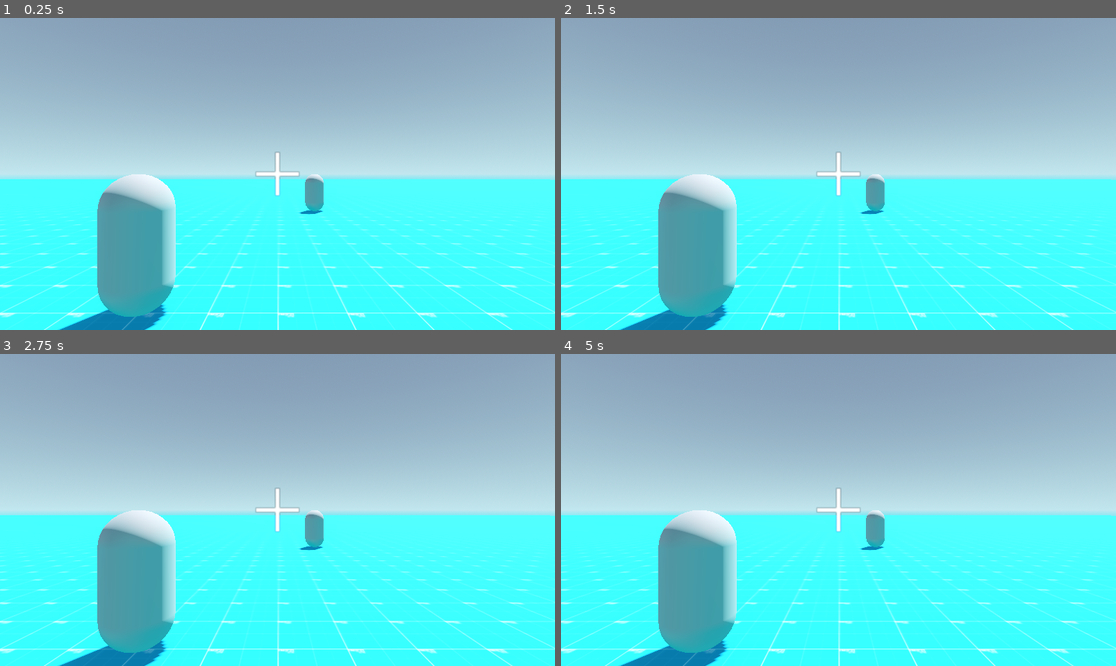
Above: before the commit, frames 1-4 (two rows, left to right).
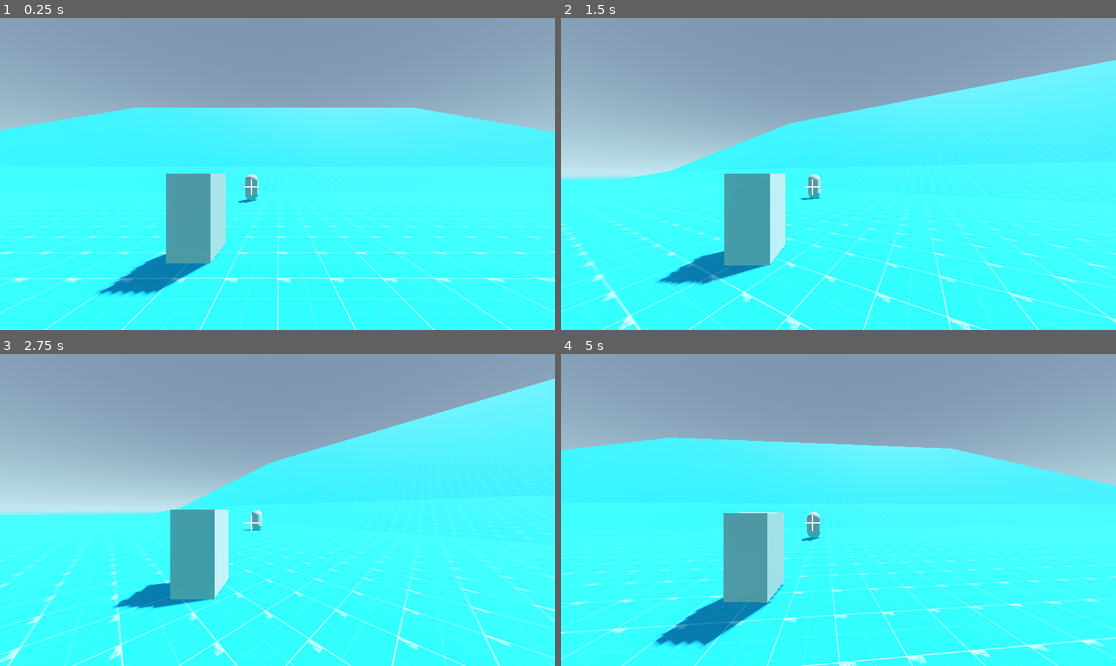
Above: after the commit, the same moments.

Repository: s-lambert/GodotPhysicsPlayground
Game: Godot game, scene res://world.tscn
Two runs of this game, one before a commit and one after it. Both use one fixed random seed, a clock stepped at 60 frames per second and the inputs below. The engine's default icon, where the game draws it, is replaced by a stand-in: a white triangle on a blue panel in a dark square.
Inputs:
- Up to frame 1 (0.25 s): no input
- Up to frame 2 (1.5 s): tap Enter (ui_accept) at 0.5, 0.77, 0.8, 1.07, 1.35 s; hold D (strafe_right) 0.53-1.28 s; tap Space (explode, bound only after the commit) at 0.6 s; hold S (move_backward) from 1.28 s (still down)
- Up to frame 3 (2.75 s): tap Enter (ui_accept) at 1.52, 1.82, 2.3 s; tap Space (explode, bound only after the commit) at 1.55, 2.1 s; release S (move_backward) at 2.03 s; hold D (strafe_right) from 2.03 s (still down)
- Up to frame 4 (5 s): release D (strafe_right) at 2.78 s; hold W (move_forward) 2.78-3.53 s; tap Space (explode, bound only after the commit) at 2.85, 4.35 s; tap Enter (ui_accept) at 3.02, 3.32, 3.6, 3.77, 4.07, 4.52, 4.82 s; hold A (strafe_left) from 3.53 s (still down)

The runs differ from the first frame. In frame 1, 34% of the frame differs, in the area x 0-100%, y 28-100%; in frame 2, 33%; in frame 3, 31%; in frame 4, 35%, in the area x 0-100%, y 26-100%.
Error before the commit: Parse Error: Preload file "res://bullet.tscn" does not exist. (res://player.gd:4)

Commit message:
Garbage in, garbage out

Diff:
--- /dev/null
+++ b/bike_player.tscn
@@ -0,0 +1,27 @@
+[gd_scene load_steps=4 format=3 uid="uid://dj2trjvgq4wph"]
+
+[ext_resource type="Script" path="res://motorcycle.gd" id="1_geekn"]
+
+[sub_resource type="CapsuleMesh" id="CapsuleMesh_7pq5f"]
+
+[sub_resource type="CapsuleShape3D" id="CapsuleShape3D_mxkk0"]
+
+[node name="CharacterBody3D" type="CharacterBody3D"]
+script = ExtResource("1_geekn")
+
+[node name="MeshInstance3D" type="MeshInstance3D" parent="."]
+transform = Transform3D(1, 0, 0, 0, -4.37114e-08, 1, 0, -1, -4.37114e-08, 0, 0.5, 0)
+mesh = SubResource("CapsuleMesh_7pq5f")
+skeleton = NodePath("../..")
+
+[node name="CollisionShape3D" type="CollisionShape3D" parent="."]
+transform = Transform3D(1, 0, 0, 0, -4.37114e-08, 1, 0, -1, -4.37114e-08, 0, 0.5, 0)
+shape = SubResource("CapsuleShape3D_mxkk0")
+
+[node name="FrontWheelRay" type="RayCast3D" parent="."]
+transform = Transform3D(1, 0, 0, 0, 1, 0, 0, 0, 1, 0, 0.5, -1)
+target_position = Vector3(0, -0.5, 0)
+
+[node name="RearWheelRay" type="RayCast3D" parent="."]
+transform = Transform3D(1, 0, 0, 0, 1, 0, 0, 0, 1, 0, 0.5, 1)
+target_position = Vector3(0, -0.5, 0)
--- /dev/null
+++ b/camera_pivot.gd
@@ -0,0 +1,7 @@
+extends Node3D
+
+@onready var player = $%Player
+
+func _physics_process(delta: float) -> void:
+	self.global_transform = player.global_transform
+	self.global_rotation.y = player.global_rotation.y
--- /dev/null
+++ b/colors.gdshader
@@ -0,0 +1,21 @@
+shader_type spatial;
+
+uniform vec4 color1 : source_color = vec4(1.0, 0.0, 0.0, 1.0);
+uniform vec4 color2 : source_color = vec4(0.0, 1.0, 0.0, 1.0);
+uniform vec4 color3 : source_color = vec4(0.0, 0.0, 1.0, 1.0);
+uniform float speed : hint_range(0, 10) = 1.0;
+
+void fragment() {
+    float t = sin(TIME * speed) * 0.5 + 0.5;
+    vec4 final_color;
+
+    if (t < 0.333) {
+        final_color = color1;
+    } else if (t < 0.666) {
+        final_color = color2;
+    } else {
+        final_color = color3;
+    }
+
+    ALBEDO = final_color.rgb;
+}
--- /dev/null
+++ b/dithering.gdshader
@@ -0,0 +1,11 @@
+shader_type canvas_item;
+
+uniform sampler2D texture_albedo : source_color;
+uniform float dither_scale = 8.0;
+
+const float dither_threshold[16] = float[] (
+    0.0, 0.5, 0.125, 0.625,
+    0.75, 0.25, 0.875, 0.375,
+    0.0625, 0.5625, 0.1875, 0.6875,
+    0.8125, 0.3125, 0.9375, 0.4375
+);
--- a/enemy.gd
+++ b/enemy.gd
@@ -12,7 +12,7 @@
 	# Add the gravity.
 	if not is_on_floor():
 		velocity.y -= gravity * delta
-	else:
+	elif target != null:
 		var target_position = target.global_position
 		var enemy_position = self.global_position
 		var difference = target_position - enemy_position
--- a/enemy.tscn
+++ b/enemy.tscn
@@ -1,13 +1,19 @@
-[gd_scene load_steps=4 format=3 uid="uid://2aalduy2omfc"]
+[gd_scene load_steps=6 format=3 uid="uid://2aalduy2omfc"]
 
 [ext_resource type="Script" path="res://enemy.gd" id="1_olqex"]
+[ext_resource type="Shader" path="res://dithering.gdshader" id="2_vfln8"]
 
 [sub_resource type="CapsuleShape3D" id="CapsuleShape3D_ejdg3"]
 
+[sub_resource type="ShaderMaterial" id="ShaderMaterial_4ktt0"]
+shader = ExtResource("2_vfln8")
+shader_parameter/dither_scale = 8.0
+
 [sub_resource type="CapsuleMesh" id="CapsuleMesh_gxckv"]
+material = SubResource("ShaderMaterial_4ktt0")
 
 [node name="Enemy" type="CharacterBody3D"]
-transform = Transform3D(1, 0, 0, 0, 1, 0, 0, 0, 1, 4, 1, -11)
+transform = Transform3D(1, 0, 0, 0, 1, 0, 0, 0, 1, 0, 1, 0)
 script = ExtResource("1_olqex")
 
 [node name="CollisionShape3D" type="CollisionShape3D" parent="."]
--- /dev/null
+++ b/explosion.gd
@@ -0,0 +1,7 @@
+extends Node3D
+
+@onready var shader_material = $MeshInstance3D.get_active_material(0)
+
+func _ready() -> void:
+	shader_material.set("shader_param/start_time", Time.get_ticks_usec())
+	get_tree()
--- /dev/null
+++ b/explosion.gdshader
@@ -0,0 +1,44 @@
+shader_type spatial;
+uniform float duration = 0.3; // Duration for the entire color transition
+uniform vec3 color_1 = vec3(1, 0, 0); // First color (red)
+uniform vec3 color_2 = vec3(0, 1, 0); // Second color (green)
+uniform vec3 color_3 = vec3(0, 0, 1); // Third color (blue)
+
+varying float random_seed;
+
+void vertex() {
+    // Generate a random seed based on the vertex position
+    random_seed = fract(sin(dot(VERTEX, vec3(12.9898, 78.233, 37.719))) * 43758.5453);
+
+    // Calculate the time offset for each explosion using the random seed
+    float time_offset = mod(random_seed * duration, duration);
+
+    // Calculate the time since the start of the explosion
+    float explosion_time = mod(TIME + time_offset, duration);
+
+    // Determine the color transition progress
+    float progress = explosion_time / duration;
+
+    // Pass the progress to the fragment function
+    UV.x = progress;
+}
+
+void fragment() {
+    float progress = UV.x;
+
+    // Calculate the color of the explosion based on the progress
+    vec3 final_color;
+    if (progress < 0.333) {
+        // Mix between color_1 and color_2
+        final_color = mix(color_1, color_2, progress * 3.0);
+    } else if (progress < 0.666) {
+        // Mix between color_2 and color_3
+        final_color = mix(color_2, color_3, (progress - 0.333) * 3.0);
+    } else {
+        // Mix between color_3 and color_1
+        final_color = mix(color_3, color_1, (progress - 0.666) * 3.0);
+    }
+
+    // Assign the final color to the ALBEDO built-in variable
+    ALBEDO = final_color;
+}
--- /dev/null
+++ b/explosion.tscn
@@ -0,0 +1,23 @@
+[gd_scene load_steps=5 format=3 uid="uid://beg8fgedoihtn"]
+
+[ext_resource type="Script" path="res://explosion.gd" id="1_tb02t"]
+[ext_resource type="Shader" path="res://colors.gdshader" id="2_x4cc0"]
+
+[sub_resource type="ShaderMaterial" id="ShaderMaterial_ecu3r"]
+render_priority = 0
+shader = ExtResource("2_x4cc0")
+shader_parameter/color1 = Color(1, 0, 0, 1)
+shader_parameter/color2 = Color(0, 1, 0, 1)
+shader_parameter/color3 = Color(0, 0, 1, 1)
+shader_parameter/speed = 1.0
+
+[sub_resource type="SphereMesh" id="SphereMesh_utobb"]
+material = SubResource("ShaderMaterial_ecu3r")
+radial_segments = 16
+rings = 8
+
+[node name="Explosion" type="Node3D"]
+script = ExtResource("1_tb02t")
+
+[node name="MeshInstance3D" type="MeshInstance3D" parent="."]
+mesh = SubResource("SphereMesh_utobb")
--- /dev/null
+++ b/head.gd
@@ -0,0 +1,31 @@
+extends CharacterBody3D
+
+
+const SPEED = 5.0
+const JUMP_VELOCITY = 4.5
+
+# Get the gravity from the project settings to be synced with RigidBody nodes.
+var gravity: float = ProjectSettings.get_setting("physics/3d/default_gravity")
+
+
+func _physics_process(delta: float) -> void:
+	# Add the gravity.
+	if not is_on_floor():
+		velocity.y -= gravity * delta
+
+	# Handle Jump.
+	if Input.is_action_just_pressed("ui_accept") and is_on_floor():
+		velocity.y = JUMP_VELOCITY
+
+	# Get the input direction and handle the movement/deceleration.
+	# As good practice, you should replace UI actions with custom gameplay actions.
+	var input_dir := Input.get_vector("ui_left", "ui_right", "ui_up", "ui_down")
+	var direction := (transform.basis * Vector3(input_dir.x, 0, input_dir.y)).normalized()
+	if direction:
+		velocity.x = direction.x * SPEED
+		velocity.z = direction.z * SPEED
+	else:
+		velocity.x = move_toward(velocity.x, 0, SPEED)
+		velocity.z = move_toward(velocity.z, 0, SPEED)
+
+	move_and_slide()
--- /dev/null
+++ b/iridescence.gdshader
@@ -0,0 +1,26 @@
+shader_type spatial;
+
+uniform float intensity: hint_range(0, 1) = 0.5;
+uniform sampler2D iridescence_texture;
+
+varying vec3 view_dir;
+
+// Fresnel function
+vec3 fresnel_schlick(vec3 specular_color, float v_dot_h) {
+    return specular_color + (1.0 - specular_color) * pow(1.0 - v_dot_h, 5.0);
+}
+
+void vertex() {
+    view_dir = normalize(INV_VIEW_MATRIX[3].xyz - (MODEL_MATRIX * vec4(VERTEX, 1.0)).xyz);
+}
+
+void fragment() {
+    vec3 normal = normalize(NORMAL);
+    vec3 reflect_dir = reflect(-view_dir, normal);
+    float fresnel = fresnel_schlick(vec3(0.1), dot(view_dir, normal)).r;
+
+    vec2 uv = (reflect_dir.xy / reflect_dir.z) * 0.5 + vec2(0.5);
+    vec3 iridescent_color = texture(iridescence_texture, uv).rgb;
+
+    ALBEDO = mix(ALBEDO, iridescent_color, fresnel * intensity);
+}
--- /dev/null
+++ b/motorcycle.gd
@@ -0,0 +1,79 @@
+extends CharacterBody3D
+
+const EXPLOSION_SCENE := preload("res://explosion.tscn")
+
+@export var acceleration = 10.0
+@export var max_speed = 100.0
+@export var turn_speed = 2.0
+
+# Get the gravity from the project settings to be synced with RigidBody nodes.
+var gravity: float = ProjectSettings.get_setting("physics/3d/default_gravity")
+var local_velocity = Vector3.ZERO
+
+@onready var front_wheel_ray = $FrontWheelRay
+@onready var rear_wheel_ray = $RearWheelRay
+
+func _physics_process(delta: float) -> void:
+	var forward = int(Input.is_action_pressed("move_backward")) - int(Input.is_action_pressed("move_forward"))
+	var direction = int(Input.is_action_pressed("turn_right")) - int(Input.is_action_pressed("turn_left"))
+	local_velocity.z += acceleration * forward * delta
+	local_velocity.z = clamp(local_velocity.z, -max_speed, max_speed)
+
+	var turn_amount = turn_speed * direction * delta
+	rotate_y(turn_amount)
+
+	var wheel_collision_info = check_wheels_collision()
+	if wheel_collision_info.is_colliding:
+		local_velocity.y = wheel_collision_info.distance
+
+#		align_with_ground(wheel_collision_info)
+	else:
+		local_velocity.y -= gravity * delta  # Apply gravity if not on the ground
+
+
+	velocity = global_transform.basis * local_velocity
+
+	move_and_slide()
+
+	if Input.is_action_just_pressed("explode"):
+		spawn_explosion(global_position + (global_transform.basis * Vector3.FORWARD * 3.0))
+
+	if forward == 0:
+		local_velocity.z = lerp(local_velocity.z, 0.0, 0.1)
+
+func check_wheels_collision():
+	var front_colliding = front_wheel_ray.is_colliding()
+	var rear_colliding = rear_wheel_ray.is_colliding()
+	var result = {
+		"is_colliding": false,
+		"distance": 0.0,
+		"ground_normal": Vector3.ZERO
+	}
+
+	if front_colliding or rear_colliding:
+		result.is_colliding = true
+		if front_colliding and rear_colliding:
+			result.distance = min(front_wheel_ray.get_collision_point().y, rear_wheel_ray.get_collision_point().y)
+			result.ground_normal = (front_wheel_ray.get_collision_normal() + rear_wheel_ray.get_collision_normal()).normalized()
+		elif front_colliding:
+			result.distance = front_wheel_ray.get_collision_point().y
+			result.ground_normal = front_wheel_ray.get_collision_normal()
+		else:
+			result.distance = rear_wheel_ray.get_collision_point().y
+			result.ground_normal = rear_wheel_ray.get_collision_normal()
+
+	return result
+
+func align_with_ground(wheel_collision_info):
+	var target_up = wheel_collision_info.ground_normal
+	var current_up = global_transform.basis.y
+	var rotation_axis = current_up.cross(target_up).normalized()
+	var rotation_angle = acos(current_up.dot(target_up))
+
+	# Apply rotation to align with the ground
+	rotate(rotation_axis.normalized(), rotation_angle * 0.1)
+
+func spawn_explosion(position: Vector3) -> void:
+	var explosion := EXPLOSION_SCENE.instantiate()
+	add_child(explosion)
+	explosion.global_position = position
--- a/player.gd
+++ b/player.gd
@@ -1,13 +1,14 @@
 extends CharacterBody3D
 
+@export var target: Node3D
 
-const BULLET_SCENE = preload("res://bullet.tscn")
 const JUMP_VELOCITY = 4.5
 const SPEED = 5.0
 const ROTATION_SPEED = 5.0
 
 # Get the gravity from the project settings to be synced with RigidBody nodes.
 var gravity: float = ProjectSettings.get_setting("physics/3d/default_gravity")
+var ground_normal = Vector3.UP
 
 func _physics_process(delta: float) -> void:
 	# Add the gravity.
@@ -20,17 +21,21 @@
 
 	# Get the input direction and handle the movement/deceleration.
 	# As good practice, you should replace UI actions with custom gameplay actions.
-	var input_dir := Input.get_vector("strafe_left", "strafe_right", "move_forward", "move_backward")
-	var direction := (transform.basis * Vector3(input_dir.x, 0, input_dir.y)).normalized()
+	var input_dir := Input.get_vector("move_backward", "move_forward", "strafe_left", "strafe_right")
+	var direction := (Vector3(input_dir.x, 0, input_dir.y)).normalized()
 	if direction:
-		velocity.x = direction.x * SPEED
-		velocity.z = direction.z * SPEED
+		var towards_target = target.global_position - self.global_position
+		var rotation_towards_enemy = atan2(towards_target.z, towards_target.x)
+		var rotation_basis = Basis(Vector3.UP, rotation_towards_enemy)
+		var rotated_direction = direction * rotation_basis
+
+		velocity.x = rotated_direction.x * SPEED
+		velocity.z = rotated_direction.z * SPEED
+
+		var character_rotation_basis = Basis(Vector3.UP, -rotation_towards_enemy - PI / 2)
+		transform.basis = character_rotation_basis
 	else:
 		velocity.x = move_toward(velocity.x, 0, SPEED)
 		velocity.z = move_toward(velocity.z, 0, SPEED)
 
-	var rotation_delta = Input.get_action_strength("turn_left") - Input.get_action_strength("turn_right")
-	var rotation_angle = rotation_delta * ROTATION_SPEED * delta
-	rotate_y(rotation_angle)
-
 	move_and_slide()
--- /dev/null
+++ b/player.gdshader
@@ -0,0 +1,26 @@
+shader_type spatial;
+
+uniform vec3 screen_color : source_color = vec3(1.0);
+uniform sampler2D cross_sprite : source_color, filter_nearest;
+
+void fragment() {
+	float res = 20.0;
+
+	vec2 g_2 = round(UV * res) / res;
+	float truc = g_2.x * g_2.y;
+
+	float dist = distance(vec2(0.5), g_2);
+	float waves = (1.0 + sin((dist - TIME * 4.0) * 10.0)) / 2.0;
+
+	vec2 grid_2d = cos(fract(UV * res + 0.5) * 3.14);
+	float grid = grid_2d.x * grid_2d.y;
+	grid = grid * 0.8 + 0.2;
+
+	float cross_shape = 0.0; 1.0 - round(texture(cross_sprite, g_2 * vec2(0.5, 1.0)
+		+ vec2(mod(round(TIME) * 0.5, 1.0), 0.0)
+	).x);
+
+	vec3 color = vec3(cos(TIME), atan(TIME), sin(TIME));
+	ALBEDO = 1.0 - (color * ((waves * 10.0) + cross_shape) * grid * 10.0);
+	EMISSION = 1.0 - (color * ((waves * 10.0) + cross_shape) * grid * 10.0);
+}
--- a/player.tscn
+++ b/player.tscn
@@ -4,7 +4,7 @@
 
 [sub_resource type="CapsuleShape3D" id="CapsuleShape3D_ejdg3"]
 
-[sub_resource type="CapsuleMesh" id="CapsuleMesh_gxckv"]
+[sub_resource type="BoxMesh" id="BoxMesh_nurd1"]
 
 [node name="Player" type="CharacterBody3D"]
 transform = Transform3D(1, 0, 0, 0, 1, 0, 0, 0, 1, 0, 1, 0)
@@ -14,8 +14,12 @@
 shape = SubResource("CapsuleShape3D_ejdg3")
 
 [node name="PlayerModel" type="MeshInstance3D" parent="."]
-mesh = SubResource("CapsuleMesh_gxckv")
+transform = Transform3D(1, 0, 0, 0, 2, 0, 0, 0, 1, 0, 0, 0)
+mesh = SubResource("BoxMesh_nurd1")
 skeleton = NodePath("../..")
 
 [node name="GunPosition" type="Marker3D" parent="."]
 transform = Transform3D(1, 0, 0, 0, 1, 0, 0, 0, 1, 0.5, 0, -0.5)
+
+[node name="GroundRayCast" type="RayCast3D" parent="."]
+transform = Transform3D(1, 0, 0, 0, 1, 0, 0, 0, 1, 0, -0.9, 0)
--- a/project.godot
+++ b/project.godot
@@ -47,3 +47,8 @@
 "events": [Object(InputEventKey,"resource_local_to_scene":false,"resource_name":"","device":-1,"window_id":0,"alt_pressed":false,"shift_pressed":false,"ctrl_pressed":false,"meta_pressed":false,"pressed":false,"keycode":0,"physical_keycode":69,"key_label":0,"unicode":101,"echo":false,"script":null)
 ]
 }
+explode={
+"deadzone": 0.5,
+"events": [Object(InputEventKey,"resource_local_to_scene":false,"resource_name":"","device":-1,"window_id":0,"alt_pressed":false,"shift_pressed":false,"ctrl_pressed":false,"meta_pressed":false,"pressed":false,"keycode":0,"physical_keycode":32,"key_label":0,"unicode":32,"echo":false,"script":null)
+]
+}
--- /dev/null
+++ b/radar.gdshader
@@ -0,0 +1,45 @@
+shader_type spatial;
+render_mode unshaded;
+
+uniform float radar_radius : hint_range(0, 1) = 0.9;
+uniform float radar_width : hint_range(0, 1) = 0.9;
+uniform float radar_speed : hint_range(0, 10) = 9.0;
+uniform vec4 radar_color : source_color = vec4(1, 1, 1, 1);
+
+uniform sampler2D DEPTH_TEXTURE : hint_depth_texture, filter_linear_mipmap;
+
+varying vec4 world_pos;
+
+float depth_to_z(float depth) {
+    float z_near = 0.01;
+    float z_far = 100.0;
+    return (2.0 * z_near) / (z_far + z_near - depth * (z_far - z_near));
+}
+
+void vertex() {
+    world_pos = MODEL_MATRIX * vec4(VERTEX, 1.0);
+}
+
+void fragment() {
+	float depth = texture(DEPTH_TEXTURE, SCREEN_UV).x;
+
+    float z = depth_to_z(depth);
+
+    // Calculate the distance from the player (the camera's near plane)
+    float distance_from_player = (world_pos.z - 0.01) / (100.0 - 0.01);
+    float distance_from_depth = (z - 0.01) / (100.0 - 0.01);
+
+    // Calculate the radar effect
+    float time = 0.0;
+    float radar_effect = smoothstep(radar_radius - radar_width, radar_radius, distance_from_player - time) - smoothstep(radar_radius, radar_radius + radar_width, distance_from_player - time);
+
+    // Occlusion check
+    bool is_occluded = distance_from_player > distance_from_depth + 0.05;
+    if (is_occluded) {
+        radar_effect = 0.0;
+    }
+
+    // Apply the radar effect to the color
+    ALBEDO = mix(vec3(0), radar_color.rgb, radar_effect);
+    ALPHA = 0.5;
+}
--- a/world.tscn
+++ b/world.tscn
@@ -1,9 +1,10 @@
-[gd_scene load_steps=14 format=3 uid="uid://baqp60e0538ex"]
+[gd_scene load_steps=15 format=3 uid="uid://utueo2h1hrfw"]
 
 [ext_resource type="Texture2D" uid="uid://c7ng4s3v5117t" path="res://assets/prototype_512x512_blue1.png" id="1_n01wc"]
-[ext_resource type="PackedScene" uid="uid://buvstkh4lx6y5" path="res://player.tscn" id="2_koh3k"]
 [ext_resource type="PackedScene" uid="uid://2aalduy2omfc" path="res://enemy.tscn" id="3_dtxsh"]
 [ext_resource type="PackedScene" uid="uid://das5g2yt1u1rh" path="res://ui.tscn" id="4_4ml2n"]
+[ext_resource type="Script" path="res://camera_pivot.gd" id="5_2unvu"]
+[ext_resource type="PackedScene" uid="uid://buvstkh4lx6y5" path="res://player.tscn" id="5_mmsy6"]
 
 [sub_resource type="ProceduralSkyMaterial" id="ProceduralSkyMaterial_vxhp8"]
 sky_top_color = Color(0.384314, 0.454902, 0.54902, 1)
@@ -32,7 +33,7 @@
 points = PackedVector3Array(-100, 0, -100, -100, 0, 100, 100, 0, -100, 100, 0, 100)
 
 [sub_resource type="ViewportTexture" id="ViewportTexture_mjbs4"]
-viewport_path = NodePath("Player/MeshInstance3D/UIViewport")
+viewport_path = NodePath("CameraPivot/MeshInstance3D/UIViewport")
 
 [sub_resource type="StandardMaterial3D" id="StandardMaterial3D_vvnde"]
 resource_local_to_scene = true
@@ -64,31 +65,58 @@
 [node name="CollisionShape3D" type="CollisionShape3D" parent="Ground/StaticBody3D"]
 shape = SubResource("ConvexPolygonShape3D_e1wku")
 
-[node name="Player" parent="." instance=ExtResource("2_koh3k")]
+[node name="Ground2" type="MeshInstance3D" parent="."]
+transform = Transform3D(1, 0, 0, 0, 0.965926, -0.258819, 0, 0.258819, 0.965926, 0, 0, -15)
+mesh = SubResource("PlaneMesh_314qq")
+skeleton = NodePath("StaticBody3D")
 
-[node name="Camera3D" type="Camera3D" parent="Player"]
+[node name="StaticBody3D" type="StaticBody3D" parent="Ground2"]
+
+[node name="CollisionShape3D" type="CollisionShape3D" parent="Ground2/StaticBody3D"]
+shape = SubResource("ConvexPolygonShape3D_e1wku")
+
+[node name="Ground3" type="MeshInstance3D" parent="."]
+transform = Transform3D(1, 0, 0, 0, 0.866026, -0.5, 0, 0.5, 0.866026, 0, 0, -22)
+mesh = SubResource("PlaneMesh_314qq")
+skeleton = NodePath("StaticBody3D")
+
+[node name="StaticBody3D" type="StaticBody3D" parent="Ground3"]
+
+[node name="CollisionShape3D" type="CollisionShape3D" parent="Ground3/StaticBody3D"]
+shape = SubResource("ConvexPolygonShape3D_e1wku")
+
+[node name="Enemy" parent="." node_paths=PackedStringArray("target") instance=ExtResource("3_dtxsh")]
+transform = Transform3D(1, 0, 0, 0, 1, 0, 0, 0, 1, 0, 1, -8)
+target = NodePath("")
+
+[node name="CameraPivot" type="Node3D" parent="."]
+transform = Transform3D(1, 0, 0, 0, 1, 0, 0, 0, 1, 0, 1, 0)
+script = ExtResource("5_2unvu")
+
+[node name="Camera3D" type="Camera3D" parent="CameraPivot"]
 transform = Transform3D(1, 0, 0, 0, 1, 0, 0, 0, 1, 2, 1, 4)
-keep_aspect = 0
+projection = 2
 current = true
 fov = 90.0
 size = 0.1
 
-[node name="MeshInstance3D" type="MeshInstance3D" parent="Player"]
-transform = Transform3D(4, 0, 0, 0, -1.74846e-07, -4, 0, 4, -1.74846e-07, 2, 1, -4)
+[node name="MeshInstance3D" type="MeshInstance3D" parent="CameraPivot"]
+transform = Transform3D(4, 0, 0, 0, -1.74846e-07, -4, 0, 4, -1.74846e-07, 0, 0, -8)
 mesh = SubResource("PlaneMesh_tmp1p")
 skeleton = NodePath("../..")
 
-[node name="UIViewport" type="SubViewport" parent="Player/MeshInstance3D"]
+[node name="UIViewport" type="SubViewport" parent="CameraPivot/MeshInstance3D"]
 transparent_bg = true
 handle_input_locally = false
 size = Vector2i(128, 128)
 render_target_update_mode = 4
 
-[node name="UI" parent="Player/MeshInstance3D/UIViewport" instance=ExtResource("4_4ml2n")]
+[node name="UI" parent="CameraPivot/MeshInstance3D/UIViewport" instance=ExtResource("4_4ml2n")]
 offset_left = -64.0
 offset_top = -64.0
 offset_right = -64.0
 offset_bottom = -64.0
 
-[node name="Enemy" parent="." node_paths=PackedStringArray("target") instance=ExtResource("3_dtxsh")]
-target = NodePath("../Player")
+[node name="Player" parent="." node_paths=PackedStringArray("target") instance=ExtResource("5_mmsy6")]
+unique_name_in_owner = true
+target = NodePath("../Enemy")
